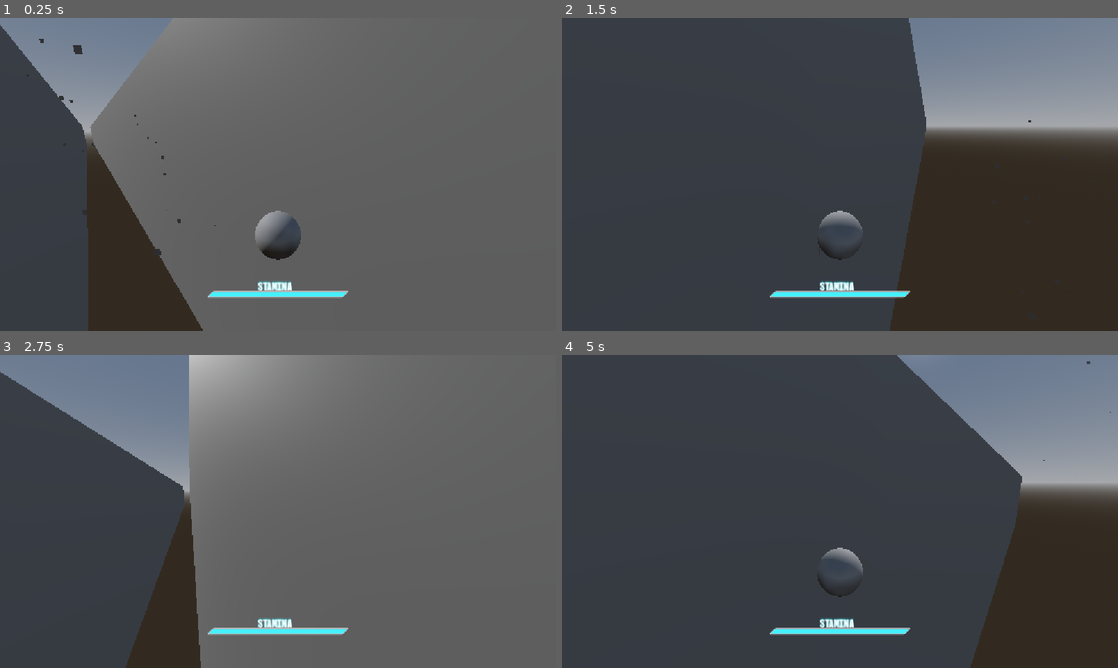
Above: before the commit, frames 1-4 (two rows, left to right).
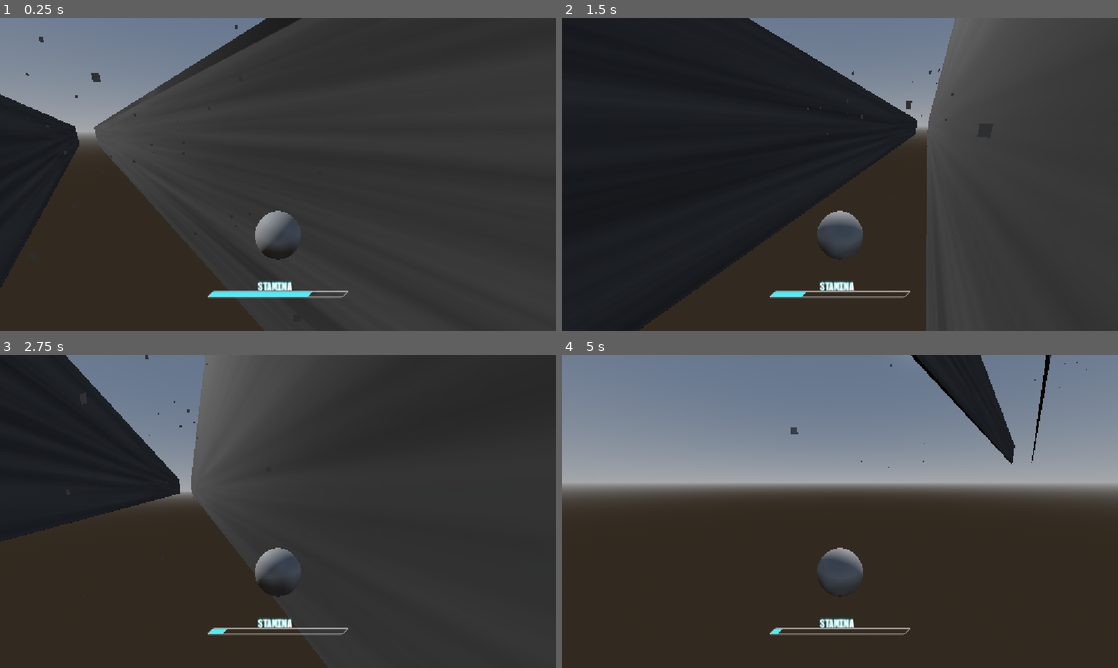
Above: after the commit, the same moments.

Repository: PortalGolem/havenIE2026GameJam
Game: Godot game, scene res://Scenes/Main.tscn
Two runs of this game, one before a commit and one after it. Both use one fixed random seed, a clock stepped at 60 frames per second and the inputs below.
Inputs (mouse positions are in pixels of both pictures, inside the frame that each line leads up to):
- Up to frame 1 (0.25 s): no input
- Up to frame 2 (1.5 s): move the mouse to (867, 174) at 0.52 s; press the mouse at (867, 174) at 0.53 s; hold W (Forward) from 0.53 s (still down); tap Space (Jump) at 0.77 s; move the mouse to (812, 174) at 1.27 s; release the mouse at (812, 174) at 1.28 s; tap Shift (Dash) at 1.35 s
- Up to frame 3 (2.75 s): keep holding W (Forward); tap Space (Jump) at 1.52 s; move the mouse to (289, 505) at 2.02 s; press the mouse at (289, 505) at 2.03 s
- Up to frame 4 (5 s): keep holding W (Forward); move the mouse to (834, 517) at 2.77 s; release the mouse at (834, 517) at 2.78 s; tap Shift (Dash) at 2.85, 4.35 s; tap Space (Jump) at 3.02, 3.77, 4.52 s; move the mouse to (878, 514) at 3.52 s; press the mouse at (878, 514) at 3.53 s; move the mouse to (795, 508) at 4.27 s; release the mouse at (795, 508) at 4.28 s

The runs differ from the first frame. In frame 1, 85% of the frame differs, in the area x 0-100%, y 0-100%; in frame 2, 85%; in frame 3, 91%; in frame 4, 75%.

Commit message:
yeah

Diff:
--- a/Player/PlayerController.gd
+++ b/Player/PlayerController.gd
@@ -35,9 +35,9 @@
 
 var stanima_max = 100
 @export var stanima = 100
-var stanima_dash_cost = 10
-var stanima_jump_cost = 10
-var stanima_regeneration = 0.5
+@export var stanima_dash_cost = 10
+@export var stanima_jump_cost = 10
+@export var stanima_regeneration = 3.5
 var wallX = 0.0
 
 signal enemy_killed(id)
@@ -111,6 +111,7 @@
 func _physics_process(delta: float) -> void:
 	#STANIMA CODE
 	stanima += stanima_regeneration * delta
+	$StanimaBar.Stanima = stanima
 
 	currentRotation += -mouseInput * mouseSensitivity
 	currentRotation.x = clampf(currentRotation.x, deg_to_rad(-maxXRotation + 180), deg_to_rad(maxXRotation + 180))
@@ -134,12 +135,8 @@
 		velocity.y -= airGravity * delta
 		position += velocity.rotated(Vector3.UP, rotation.y) * delta
 		#Handle dash inputs
-		if dashed:
-			dashed = false
-			currentMovement = MOVEMENT_MODE.DASH
-		if wallCollision:
-			currentMovement = MOVEMENT_MODE.WALL
-			wallCollision = false
+		check_dash()
+		check_wall()
 	elif currentMovement == MOVEMENT_MODE.WALL:
 		velocity.x = 0
 		velocity.y -= wallGravity * delta
@@ -149,22 +146,13 @@
 			position.x = wallX - wallDistance
 		else:
 			position.x = wallX + wallDistance
-		if jumped:
-			velocity.y = 0
-			if (wallNormal.x > 0):
-				velocity += jumpVector
-			else:
-				velocity += Vector3(-jumpVector.x, jumpVector.y, -jumpVector.z)
-			currentMovement = MOVEMENT_MODE.AIR
+		check_wall_jump()
 		#Handle dash inputs
-		if dashed:
-			dashed = false
-			currentMovement = MOVEMENT_MODE.DASH
+		check_dash()
 		wallCollision = false
 	elif currentMovement == MOVEMENT_MODE.ATTACK:
 		#Handle dash inputs
-		if dashed:
-			currentMovement = MOVEMENT_MODE.DASH
+		check_dash()
 	elif currentMovement == MOVEMENT_MODE.DASH:
 		#setup timers
 		if dashing == false:
@@ -248,3 +236,21 @@
 		result.push_back(node)
 	for child in node.get_children():
 		findByClass(child, className, result)
+
+func check_dash():
+	if dashed && stanima > stanima_dash_cost:
+			stanima -= stanima_dash_cost
+			dashed = false
+func check_wall():
+	if wallCollision:
+			currentMovement = MOVEMENT_MODE.WALL
+			wallCollision = false
+func check_wall_jump():
+	if jumped && stanima > stanima_jump_cost:
+			stanima -= stanima_jump_cost
+			velocity.y = 0
+			if (wallNormal.x > 0):
+				velocity += jumpVector
+			else:
+				velocity += Vector3(-jumpVector.x, jumpVector.y, -jumpVector.z)
+			currentMovement = MOVEMENT_MODE.AIR
--- a/Scenes/Main.tscn
+++ b/Scenes/Main.tscn
@@ -1,5 +1,6 @@
 [gd_scene format=3 uid="uid://155xx7s6y6ta"]
 
+[ext_resource type="Texture2D" uid="uid://dnbrywea7oakp" path="res://Materials/Textures/Fortress Wall/Fortress_Wall_Color.png" id="1_idj7w"]
 [ext_resource type="PackedScene" uid="uid://byque4w54oowj" path="res://Player/player.tscn" id="1_r150o"]
 
 [sub_resource type="BoxMesh" id="BoxMesh_idj7w"]
@@ -7,8 +8,14 @@
 [sub_resource type="BoxShape3D" id="BoxShape3D_kln2b"]
 size = Vector3(1, 35.49048, 610.9808)
 
+[sub_resource type="StandardMaterial3D" id="StandardMaterial3D_kln2b"]
+albedo_texture = ExtResource("1_idj7w")
+
 [sub_resource type="BoxMesh" id="BoxMesh_rgh2o"]
 size = Vector3(1, 35.49048, 71.45166)
+
+[sub_resource type="StandardMaterial3D" id="StandardMaterial3D_rgh2o"]
+albedo_texture = ExtResource("1_idj7w")
 
 [sub_resource type="ProceduralSkyMaterial" id="ProceduralSkyMaterial_pbw6q"]
 
@@ -45,7 +52,7 @@
 mesh = SubResource("BoxMesh_idj7w")
 
 [node name="StaticBody3D" type="StaticBody3D" parent="." unique_id=110971663]
-transform = Transform3D(1, 0, 0, 0, 1, 0, 0, 0, 1, -6.4880176, 0, 71.14825)
+transform = Transform3D(1, 0, 0, 0, 1, 0, 0, 0, 1, -12.272188, 0, 71.14825)
 collision_layer = 2
 
 [node name="CollisionShape3D" type="CollisionShape3D" parent="StaticBody3D" unique_id=426617479]
@@ -54,10 +61,11 @@
 
 [node name="MeshInstance3D" type="MeshInstance3D" parent="StaticBody3D" unique_id=1367865020]
 transform = Transform3D(1, 0, 0, 0, 1, 0, 0, 0, 14.662356, 4.7683716e-07, -6.121704, -35.22583)
+material_override = SubResource("StandardMaterial3D_kln2b")
 mesh = SubResource("BoxMesh_rgh2o")
 
 [node name="StaticBody3D2" type="StaticBody3D" parent="." unique_id=100686751]
-transform = Transform3D(1, 0, 0, 0, 1, 0, 0, 0, 1, 5.383832, 0, 71.14825)
+transform = Transform3D(1, 0, 0, 0, 1, 0, 0, 0, 1, 15.865132, 0, 71.14825)
 collision_layer = 2
 
 [node name="CollisionShape3D" type="CollisionShape3D" parent="StaticBody3D2" unique_id=288012873]
@@ -66,6 +74,7 @@
 
 [node name="MeshInstance3D" type="MeshInstance3D" parent="StaticBody3D2" unique_id=1032606640]
 transform = Transform3D(1, 0, 0, 0, 1, 0, 0, 0, 14.662356, 0, -6.121704, -35.22583)
+material_override = SubResource("StandardMaterial3D_rgh2o")
 mesh = SubResource("BoxMesh_rgh2o")
 
 [node name="WorldEnvironment" type="WorldEnvironment" parent="." unique_id=50909629]
@@ -77,14 +86,15 @@
 groundSpeed = 50.0
 airSpeed = 12.0
 airDrag = 0.5
-airGravity = 3.5
+airGravity = 5.0
 wallDrag = 0.5
-wallGravity = 3.5
+wallGravity = 5.0
 wallDistance = 1.0
 DashSpeed = 100.0
 initialMovementMode = 1
 maxXRotation = 45.0
 minYRotation = -30.0
 maxYRotation = 45.0
-jumpVector = Vector3(10, 7, 25)
+jumpVector = Vector3(10, 5, 25)
 dashVector = Vector3(1, 1, 1)
+stanima = 10
